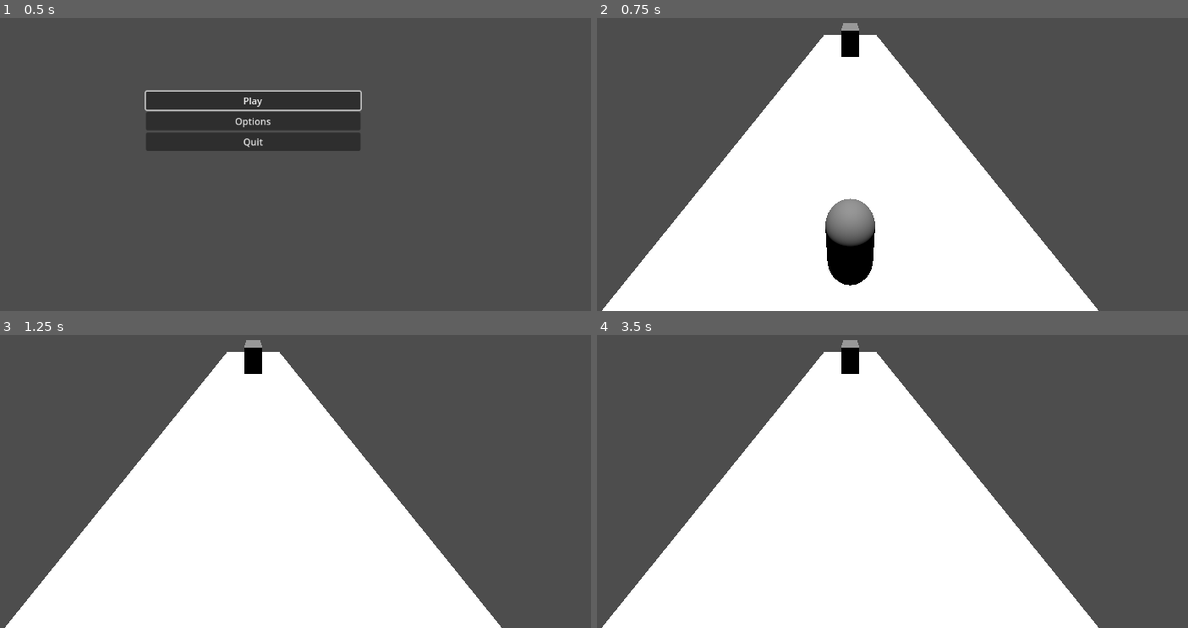
Above: before the commit, frames 1-4 (two rows, left to right).
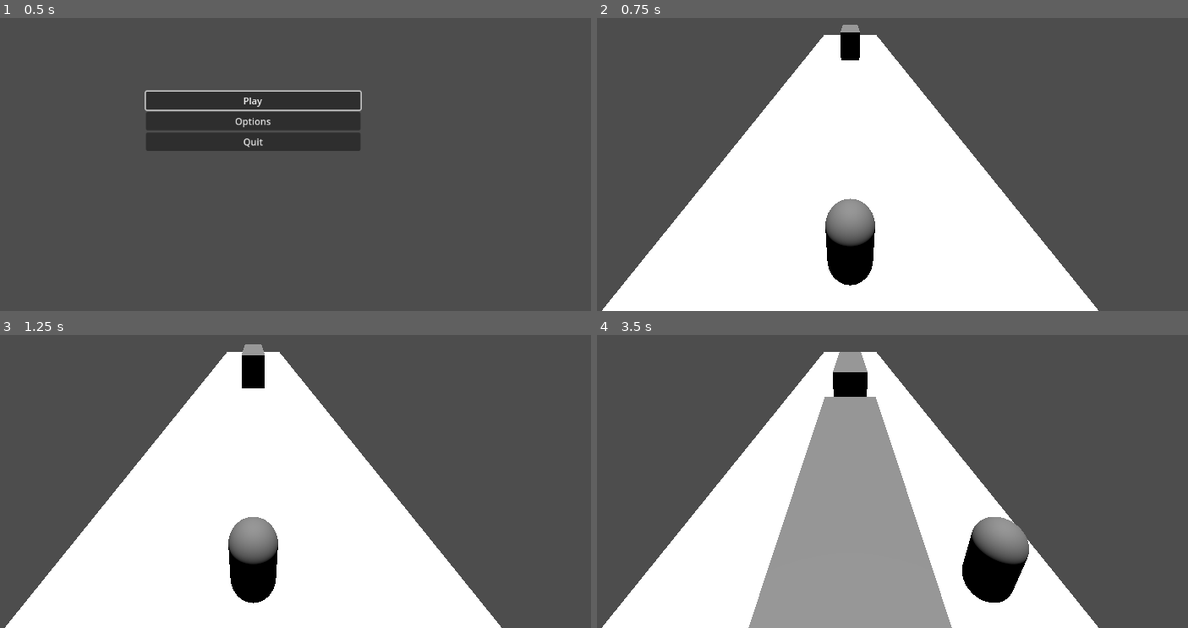
Above: after the commit, the same moments.

Repository: leoag3/projIndaGameLL
Game: Godot game, scene res://scenes/StartMenu.tscn
Same seed, same stepped clock (60 frames per second), same inputs: the game is played once before the commit and once after it.
Inputs:
- Up to frame 1 (0.5 s): no input
- Up to frame 2 (0.75 s): click "Play" at 0.5 s
- Up to frame 3 (1.25 s): no input
- Up to frame 4 (3.5 s): hold Right (ui_right) 1.28-2.03 s; hold Down (ui_down) 2.03-2.78 s; hold Right (ui_right) from 2.78 s (still down)

Frame 1 is identical in both runs. In frame 2, less than 0.1% of the frame differs, in the area x 41-45%, y 1-15%; in frame 3, 2.4%; in frame 4, 20%, in the area x 25-74%, y 1-100%.

Commit message:
fix floor and obstacle movement issue

Diff:
--- a/scenes/obstacle.tscn
+++ b/ObstacleHandling/obstacle.tscn
@@ -1,4 +1,6 @@
-[gd_scene load_steps=3 format=3 uid="uid://budws5d3f37jn"]
+[gd_scene load_steps=4 format=3 uid="uid://budws5d3f37jn"]
+
+[ext_resource type="Script" uid="uid://ch6u174d4ipem" path="res://ObstacleHandling/obstacle.gd" id="1_8laee"]
 
 [sub_resource type="BoxMesh" id="BoxMesh_u3cyc"]
 
@@ -6,6 +8,7 @@
 size = Vector3(10, 3, 2)
 
 [node name="Obstacle" type="StaticBody3D"]
+script = ExtResource("1_8laee")
 
 [node name="MeshInstance3D" type="MeshInstance3D" parent="."]
 transform = Transform3D(-4.37114e-07, 0, 2, 0, 3, 0, -10, 0, -8.74228e-08, 0, 0, 0)
--- a/scenes/scene.tscn
+++ b/scenes/scene.tscn
@@ -4,7 +4,7 @@
 [ext_resource type="Script" uid="uid://blvj7i720ee3m" path="res://scenes/Menu scripts/sceneScript.gd" id="1_5fb3c"]
 [ext_resource type="AudioStream" uid="uid://bah6fscrpdadt" path="res://Audio/Music/SubMidgame.mp3" id="3_4msxo"]
 [ext_resource type="Script" uid="uid://b04fcomka30sb" path="res://ObstacleHandling/obstacle_manager.gd" id="4_u3cyc"]
-[ext_resource type="PackedScene" uid="uid://budws5d3f37jn" path="res://scenes/obstacle.tscn" id="5_gjmho"]
+[ext_resource type="PackedScene" uid="uid://budws5d3f37jn" path="res://ObstacleHandling/obstacle.tscn" id="5_gjmho"]
 
 [sub_resource type="CapsuleMesh" id="CapsuleMesh_drvgu"]
 
@@ -16,6 +16,7 @@
 size = Vector3(1, 1, 5)
 
 [sub_resource type="BoxShape3D" id="BoxShape3D_gjmho"]
+size = Vector3(10, 0.2, 50)
 
 [node name="Node3D" type="Node3D"]
 script = ExtResource("1_5fb3c")
